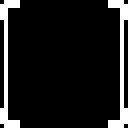
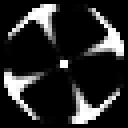
Layer changes from the first 128x128 image to the second:
added layer "Aim Pistol" above "UI Rect" over [0, 0, 128, 128]
hid "UI Rect" over [0, 0, 128, 128]
